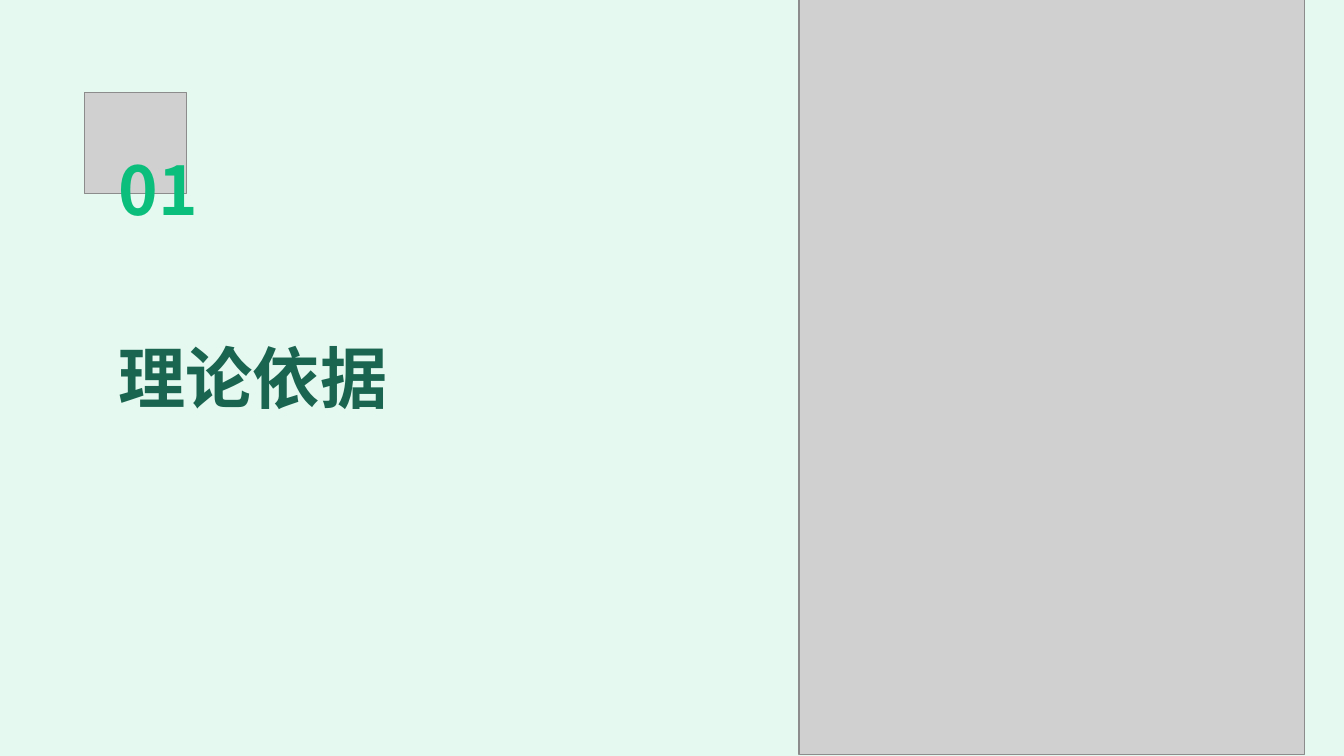
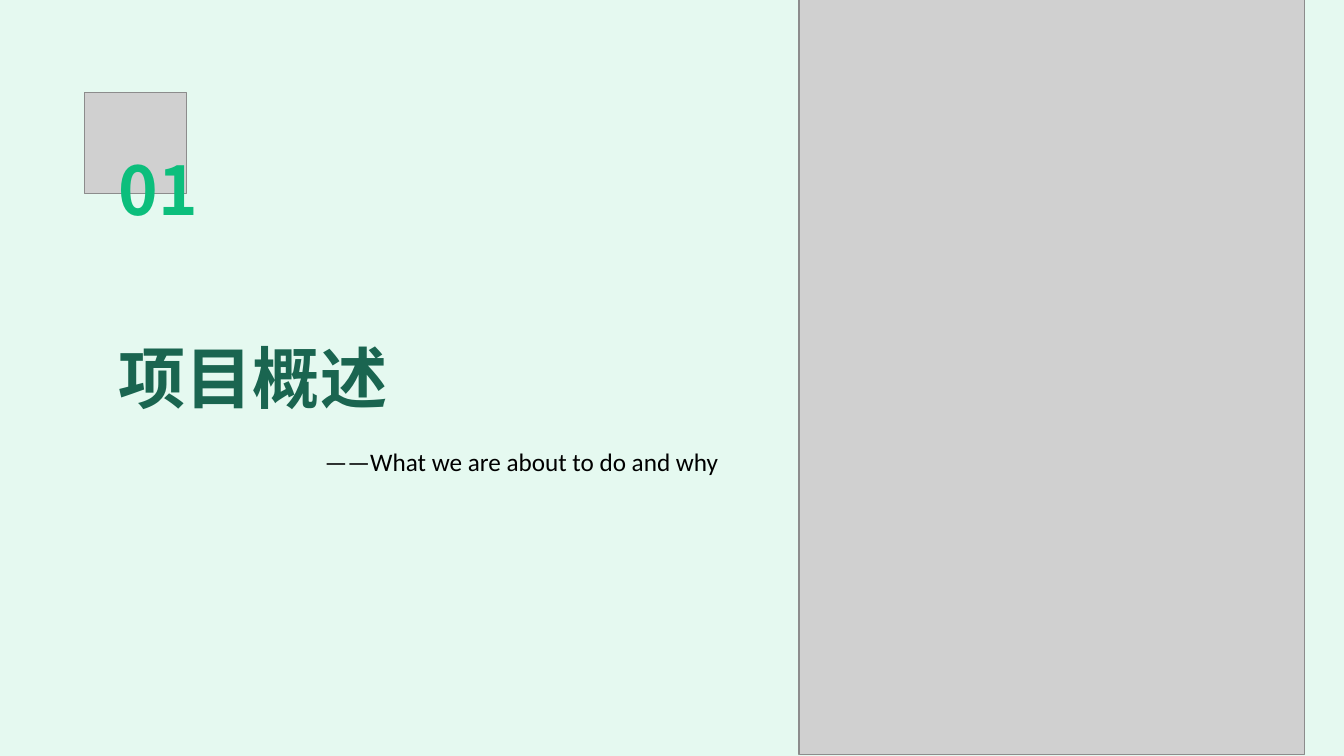
Before and after one commit to OSH-2024/Rage_of_dUST, a slide deck: slide 3 of docs/mid_term/Rage_of_dUST_midterm_report.pptx. Drawn at 1344x756 pixels with LibreOffice and Linux fonts; fonts in the diff are those of the drawing; grey boxes stand for pictures. Boxes give left, top, right and bottom in pixels: in the first picture for what was removed or moved away, otherwise in the second. Text is boxed around its words. In the diff, an @@ line names an element or a change of style, - is before the commit and + after.

```diff
--- a/docs/mid_term/Rage_of_dUST_midterm_report.pptx
+++ b/docs/mid_term/Rage_of_dUST_midterm_report.pptx
@@ text at [119,346,388,409]: text changed @@
-理论依据
+项目概述
@@ text added at [325,453,718,475], 18 pt, text #000000 @@
+——What we are about to do and why
```
Also in this commit, not shown: 8 other slides changed, 5 slides added, 5 slides removed, 10 other files.
